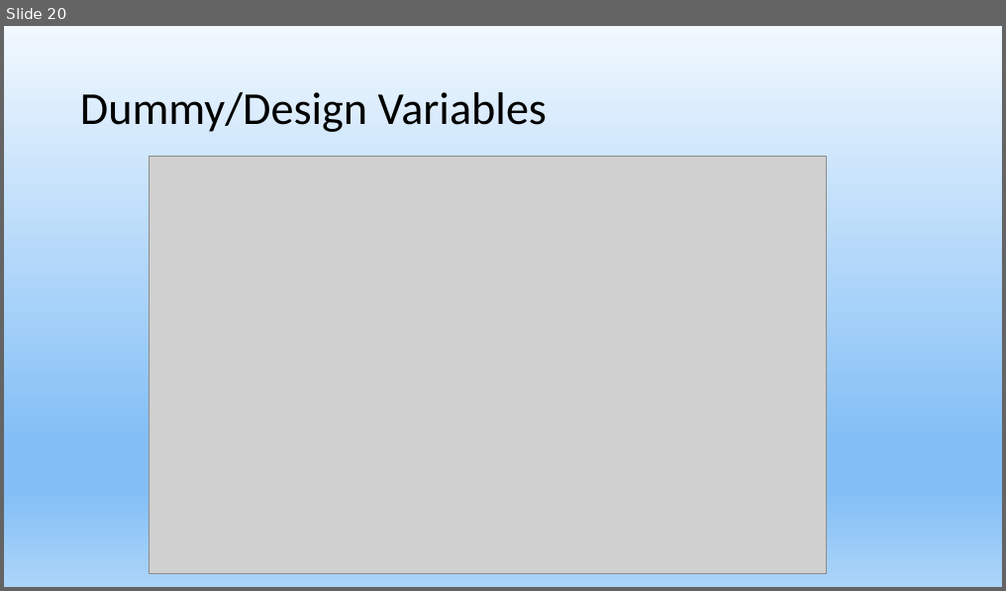
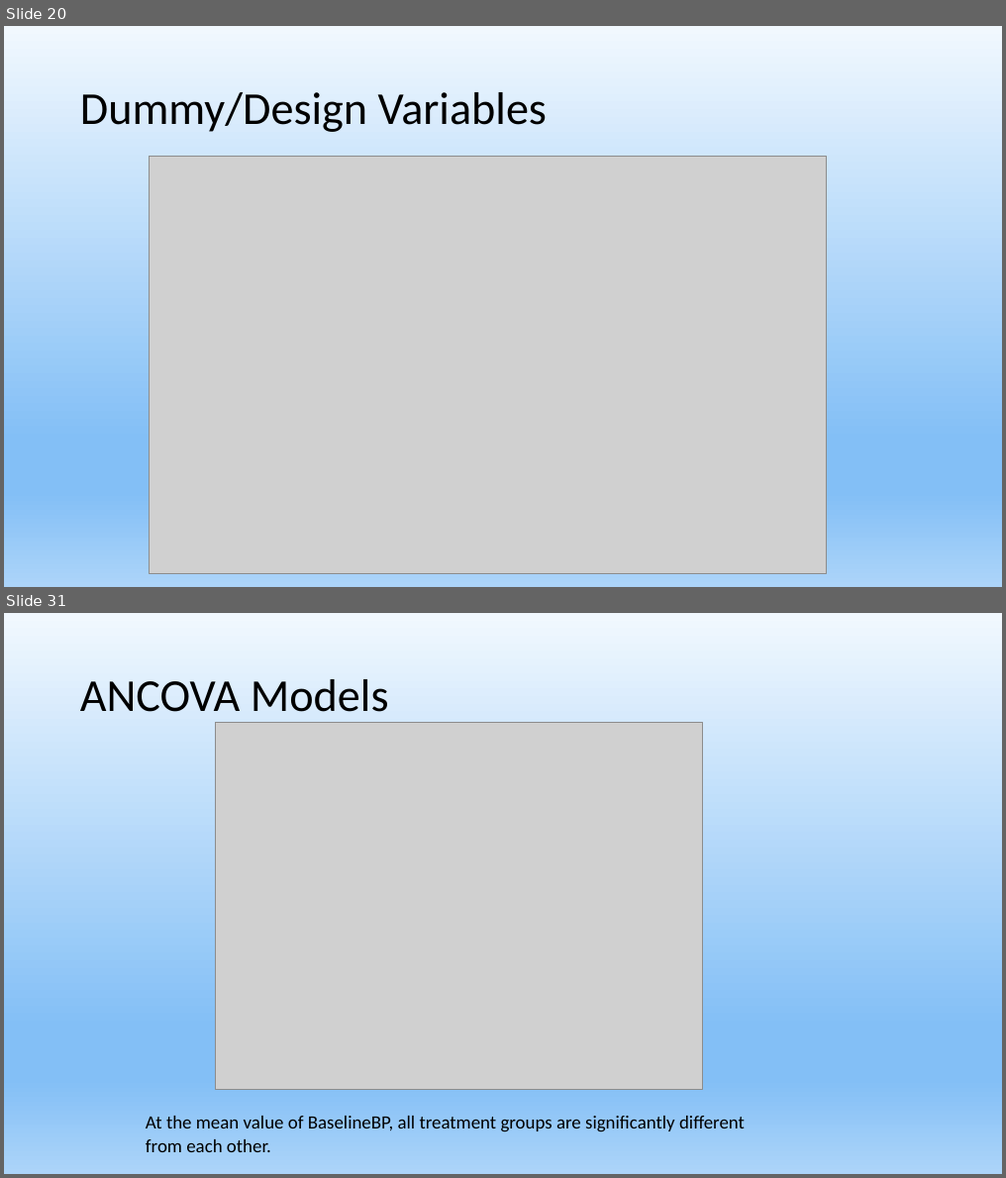
Before and after one commit to urvish-stat/Data-Science-using-SAS-and-Python, a slide deck: Docs/Dummy Variables and ANCOVA Models.pptx. Shown one above the other, each under a label of ours: slide 20 before the commit, slides 20 and 31 after it; the slides between them are not shown. The pictures are 1006x591 and 1006x1178 pixels, drawn with LibreOffice and Linux fonts; fonts in the diff are those of the drawing; grey boxes stand for pictures. Boxes give left, top, right and bottom in pixels: in the first picture for what was removed or moved away, otherwise in the second. Text is boxed around its words. In the diff, an @@ line names an element or a change of style, - is before the commit and + after.

```diff
--- a/Docs/Dummy Variables and ANCOVA Models.pptx
+++ b/Docs/Dummy Variables and ANCOVA Models.pptx
@@ slide 31 added at (x1=4, y1=613, x2=1002, y2=1174), background gradient #F1F8FE to #83BFF6 to #ACD4F9 @@
@@ title added at (x1=80, y1=679, x2=389, y2=723), 44 pt, text #000000 @@
+ANCOVA Models
@@ picture added at (x1=216, y1=722, x2=703, y2=1090) @@
@@ text added at (x1=146, y1=1116, x2=745, y2=1153), 18 pt, text #000000 @@
+At the mean value of BaselineBP, all treatment groups are significantly different from each other.
```
Also in this commit, not shown: 14 other slides added, 1 other file.
